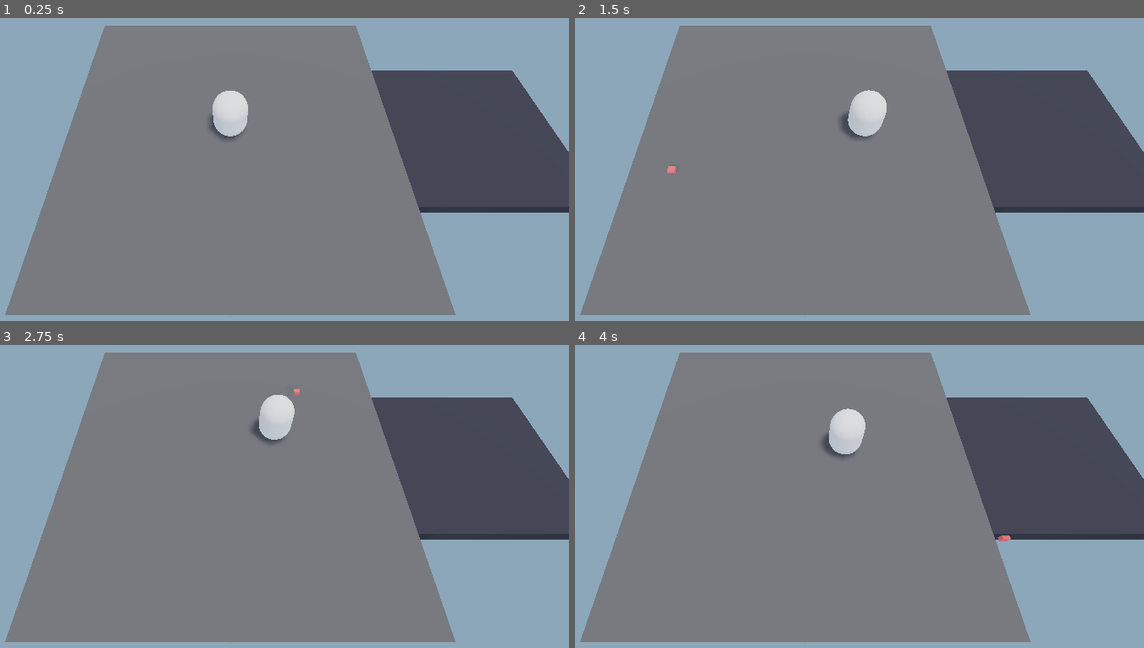
Above: before the commit, frames 1-4 (two rows, left to right).
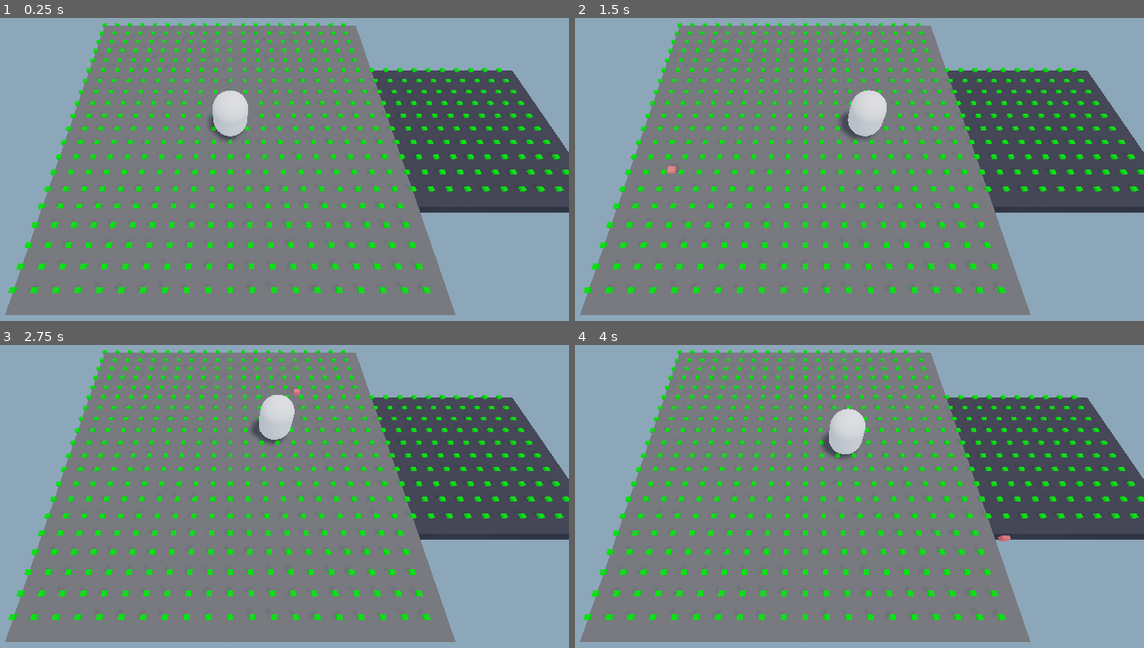
Above: after the commit, the same moments.

Repository: josephmbustamante/godot-3d-astar-tutorial
Game: Godot game, scene res://Main.tscn
The game is run twice, just before and just after one commit, with the same random seed, the same clock (stepped at 60 frames per second) and the same inputs.
Inputs (mouse positions are in pixels of both pictures, inside the frame that each line leads up to):
- Up to frame 1 (0.25 s): no input
- Up to frame 2 (1.5 s): tap Enter at 0.5 s; move the mouse to (956, 133) at 0.52 s; press the mouse at (956, 133) at 0.53 s; move the mouse to (671, 172) at 1.27 s; release the mouse at (671, 172) at 1.28 s; click (671, 172) at 1.35 s
- Up to frame 3 (2.75 s): move the mouse to (295, 390) at 2.02 s; press the mouse at (295, 390) at 2.03 s
- Up to frame 4 (4 s): move the mouse to (774, 557) at 2.77 s; release the mouse at (774, 557) at 2.78 s; click (774, 557) at 2.85 s; move the mouse to (1007, 538) at 3.52 s; press the mouse at (1007, 538) at 3.53 s

The runs differ from the first frame. In frame 1, 6.3% of the frame differs, in the area x 1-100%, y 1-91%; in frame 2, 6.3%; in frame 3, 6.3%; in frame 4, 6.4%.

Commit message:
Add ability to draw cubes to visually represent our a* grid (part 2)

Diff:
--- a/AStar.gd
+++ b/AStar.gd
@@ -1,13 +1,22 @@
 extends Spatial
 
+
+export (bool) var should_draw_cubes := false
 
 var grid_step := 1.0
 var grid_y := 0.5
 var points := {}
 var astar = AStar.new()
 
+var cube_mesh = CubeMesh.new()
+var red_material = SpatialMaterial.new()
+var green_material = SpatialMaterial.new()
+
 
 func _ready() -> void:
+	red_material.albedo_color = Color.red
+	green_material.albedo_color = Color.green
+	cube_mesh.size = Vector3(0.25, 0.25, 0.25)
 	var pathables = get_tree().get_nodes_in_group("pathable")
 	_add_points(pathables)
 	_connect_points()
@@ -36,6 +45,7 @@
 
 	astar.add_point(id, point)
 	points[world_to_astar(point)] = id
+	_create_nav_cube(point)
 
 
 func _connect_points():
@@ -55,6 +65,19 @@
 					var neighbor_id = points[potential_neighbor]
 					if not astar.are_points_connected(current_id, neighbor_id):
 						astar.connect_points(current_id, neighbor_id)
+						if should_draw_cubes:
+							get_child(current_id).material_override = green_material
+							get_child(neighbor_id).material_override = green_material
+
+
+func _create_nav_cube(position: Vector3):
+	if should_draw_cubes:
+		var cube = MeshInstance.new()
+		cube.mesh = cube_mesh
+		cube.material_override = red_material
+		add_child(cube)
+		position.y = grid_y
+		cube.global_transform.origin = position
 
 
 func find_path(from: Vector3, to: Vector3) -> Array:
--- a/Main.tscn
+++ b/Main.tscn
@@ -31,11 +31,13 @@
 
 [node name="AStar" type="Spatial" parent="."]
 script = ExtResource( 3 )
+should_draw_cubes = true
 
 [node name="Ground1" type="StaticBody" parent="." groups=["pathable"]]
 transform = Transform( 10, 0, 0, 0, 0.5, 0, 0, 0, 10, 0, 0, 0 )
 
 [node name="MeshInstance" type="MeshInstance" parent="Ground1"]
+transform = Transform( 1, 0, 0, 0, 1, 0, 0, 0, 1, 0, 0, 0 )
 mesh = SubResource( 1 )
 material/0 = SubResource( 2 )
 
